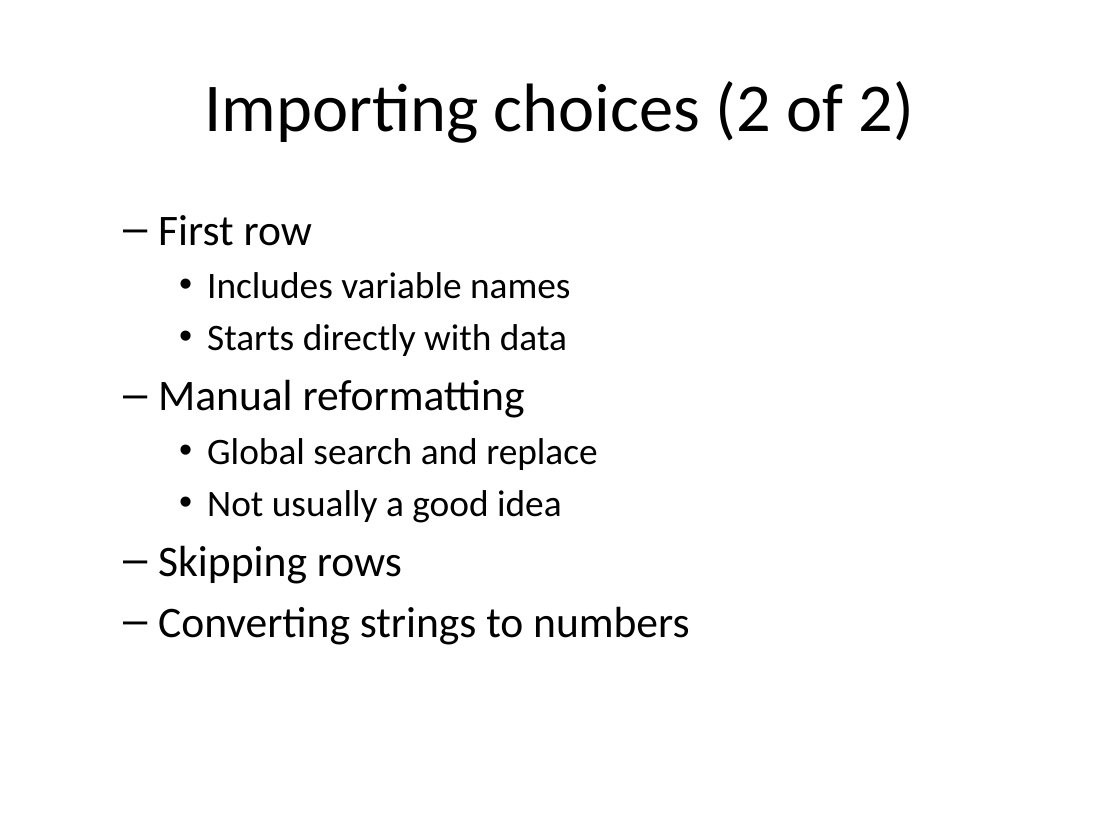
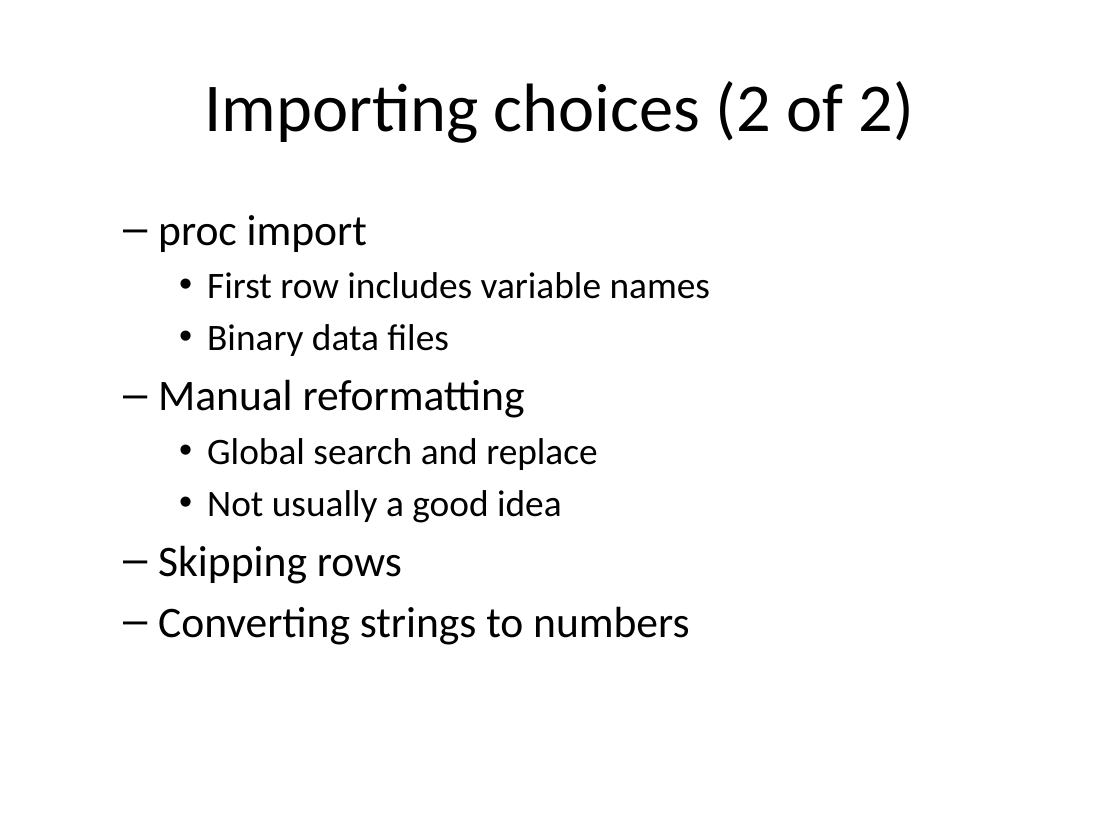
Before and after one commit to pmean/introduction-to-SAS, a slide deck: slide 3 of part1/src/importing.pptx. Drawn at 1120x840 pixels with LibreOffice and Linux fonts; fonts in the diff are those of the drawing. Boxes give left, top, right and bottom in pixels: in the first picture for what was removed or moved away, otherwise in the second. Text is boxed around its words. In the diff, an @@ line names an element or a change of style, - is before the commit and + after.

Commit message:
Added fixed widths and first line names examples to importing.Rmd

```diff
--- a/part1/src/importing.pptx
+++ b/part1/src/importing.pptx
@@ text at bbox=[158, 215, 710, 356]: text changed @@
-  – First row
-    • Includes variable names
-    • Starts directly with data
+  – proc import
+    • First row includes variable names
+    • Binary data files
```
Also in this commit, not shown: 8 slides added, 16 other files.
